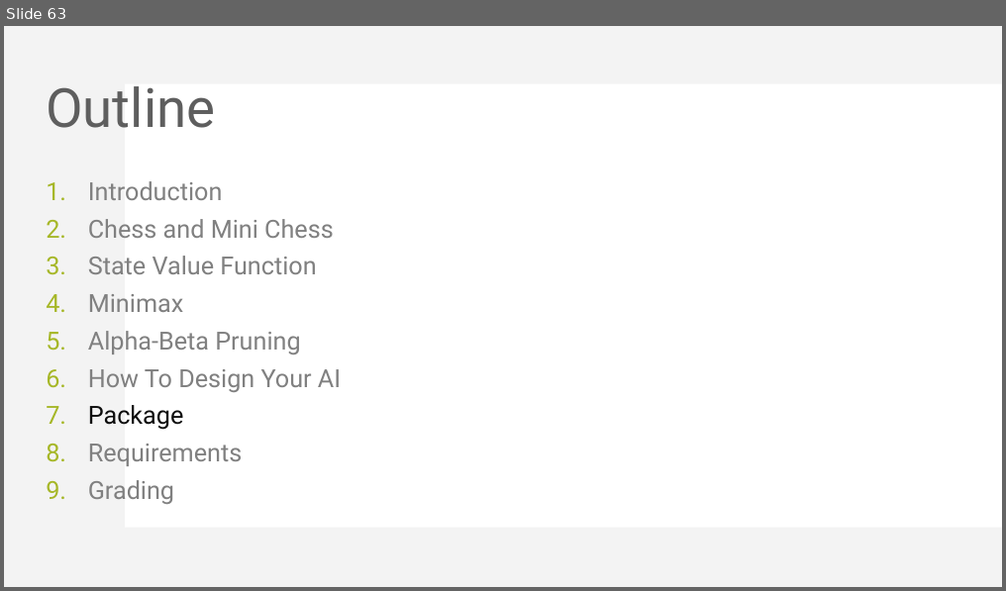
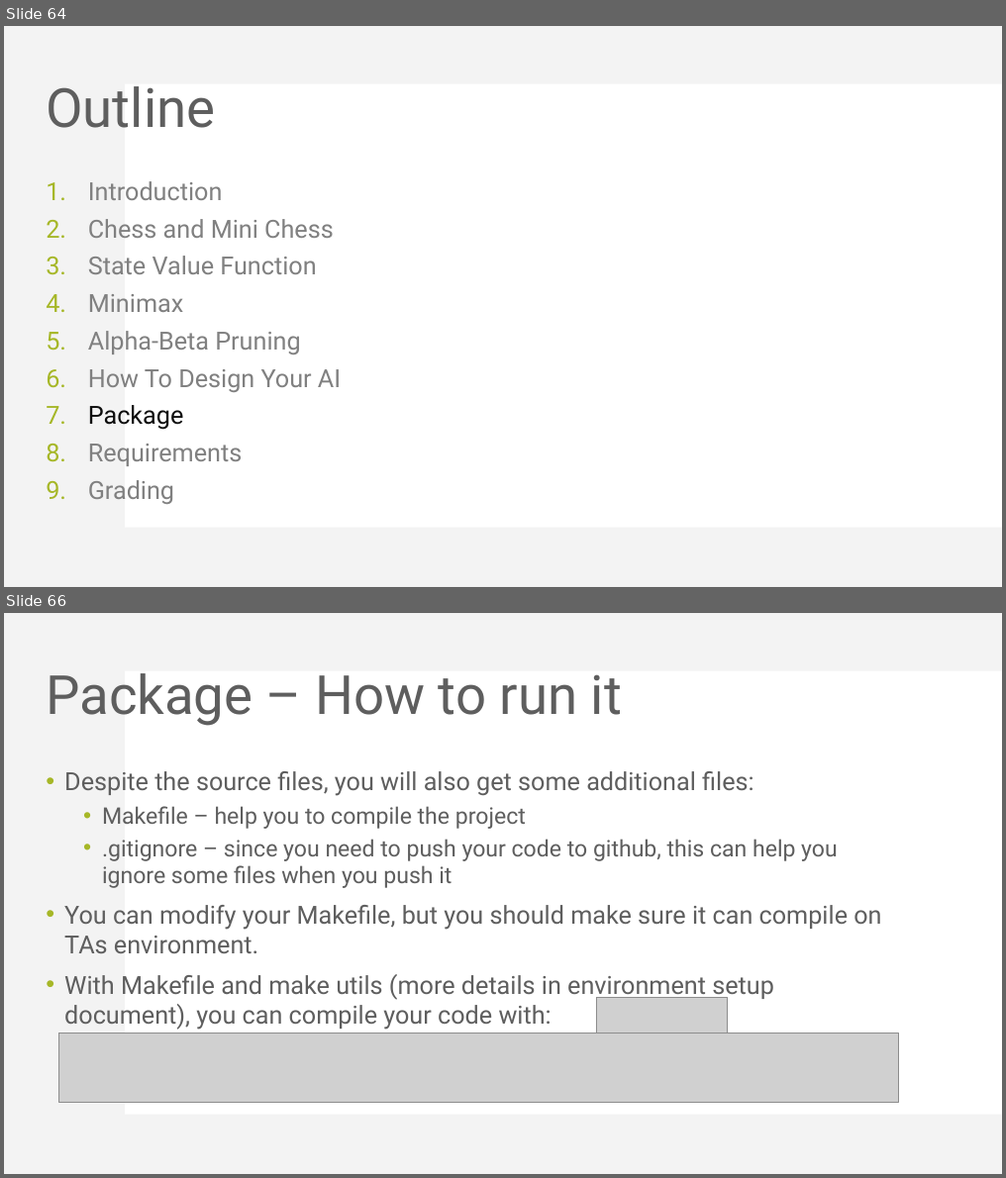
Before and after one commit to KohakuBlueleaf/MiniChess, a slide deck: document/Mini Project 3 introduction.pptx. Shown one above the other, each under a label of ours: slide 63 before the commit, slides 64 and 66 after it; the slides between them are not shown. The pictures are 1006x591 and 1006x1178 pixels, drawn with LibreOffice and Linux fonts; fonts in the diff are those of the drawing; grey boxes stand for pictures. Boxes give left, top, right and bottom in pixels: in the first picture for what was removed or moved away, otherwise in the second. Text is boxed around its words. In the diff, an @@ line names an element or a change of style, - is before the commit and + after.

Commit message:
Update Document to student branch

```diff
--- a/document/Mini Project 3 introduction.pptx
+++ b/document/Mini Project 3 introduction.pptx
@@ slide 66 added at (x1=4, y1=613, x2=1002, y2=1174), background #FFFFFF; not listed: 2 template elements that a slide beside it also shows @@
@@ title added at (x1=46, y1=673, x2=622, y2=726), 52 pt, text #5E5E5E @@
+Package – How to run it
@@ text added at (x1=64, y1=771, x2=881, y2=1030), 24 pt, text #5E5E5E @@
+• Despite the source files, you will also get some additional files:
+  • Makefile – help you to compile the project
+  • .gitignore – since you need to push your code to github, this can help you ignore some files when you push it
+• You can modify your Makefile, but you should make sure it can compile on TAs environment.
+• With Makefile and make utils (more details in environment setup document), you can compile your code with:
@@ picture added at (x1=596, y1=998, x2=727, y2=1034) @@
@@ picture added at (x1=58, y1=1033, x2=899, y2=1103) @@
@@ what was slide 63 is now slide 64 @@
```
Also in this commit, not shown: 3 slides changed, 18 other slides added, 1 other file.
